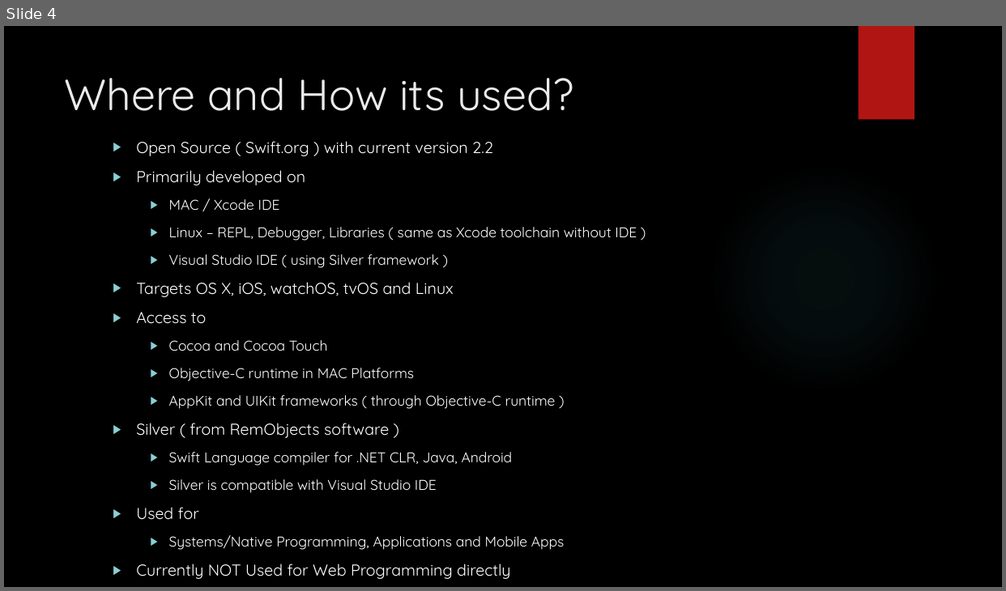
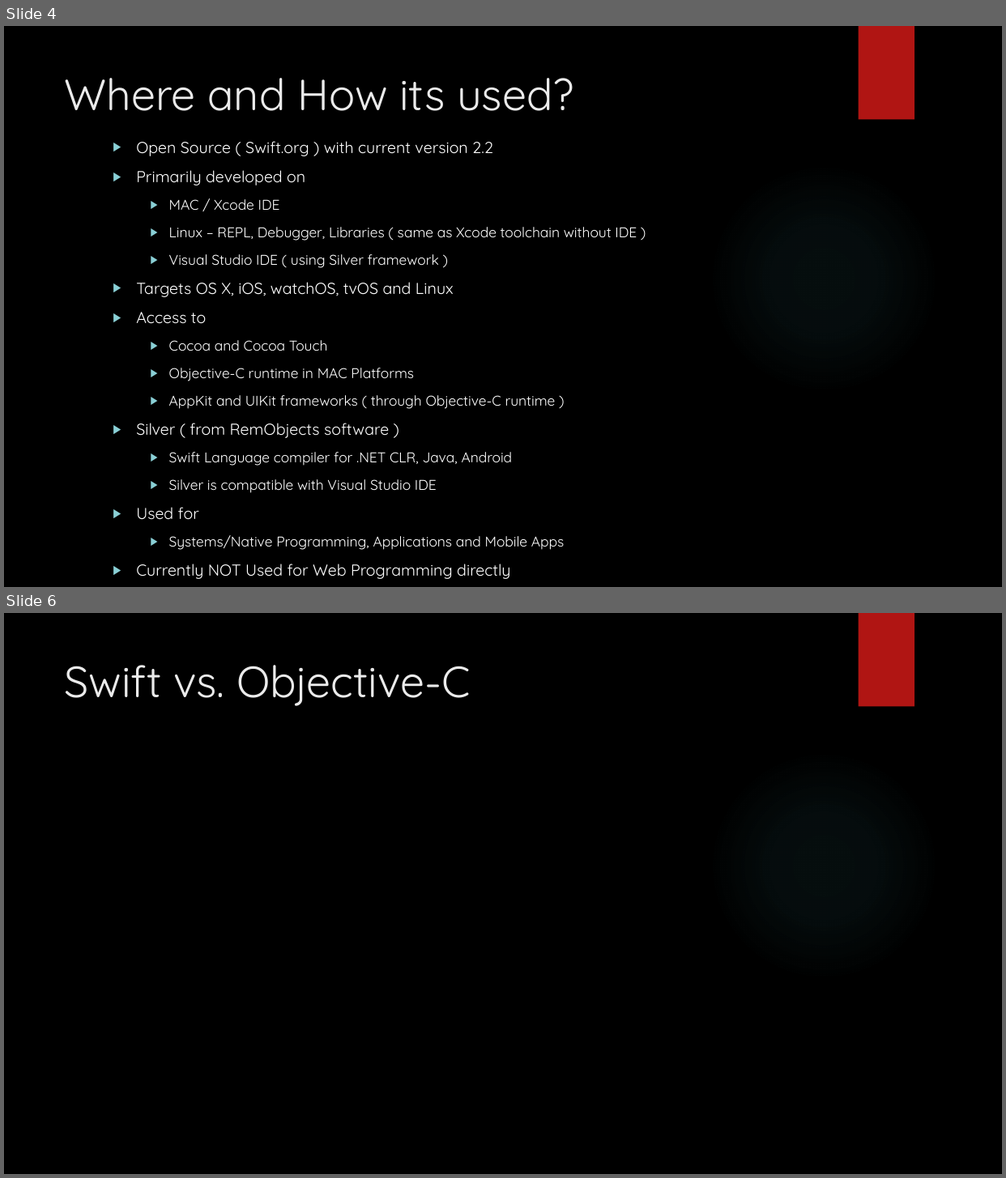
Before and after one commit to group11-cs354/cs354-lw, a slide deck: SwiftPresentation.pptx. Shown one above the other, each under a label of ours: slide 4 before the commit, slides 4 and 6 after it; the slides between them are not shown. The pictures are 1006x591 and 1006x1178 pixels, drawn with LibreOffice and Linux fonts; fonts in the diff are those of the drawing; background and template pictures are left out. Boxes give left, top, right and bottom in pixels: in the first picture for what was removed or moved away, otherwise in the second. Text is boxed around its words. In the diff, an @@ line names an element or a change of style, - is before the commit and + after.

Commit message:
Added Why swift to pres

```diff
--- a/SwiftPresentation.pptx
+++ b/SwiftPresentation.pptx
@@ slide 6 added at (4,613,1002,1174), background picture (left out); not listed: 2 template elements that a slide beside it also shows @@
@@ title added at (65,665,471,706), 42 pt, text #EBEBEB @@
+Swift vs. Objective-C
```
Also in this commit, not shown: 1 other slide added, 1 other file.
